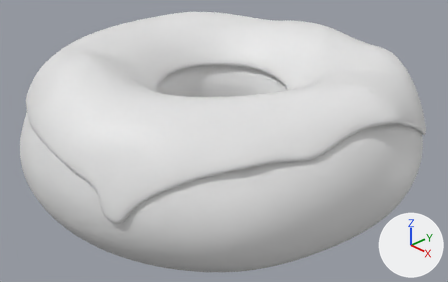
Renders of the Blender file Doughnut.blend from each side of a commit.
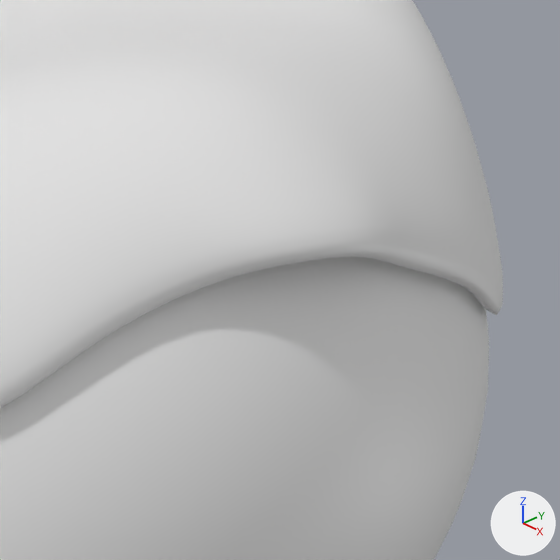
The first picture shows the older version from a 50 mm lens placed at (0.157, -0.1464, 0.0978), pointed at (0.0034, -0.0018, -0.0056). The close-ups show both versions on the part from 72% to 98% of the width and 25% to 66% of the height of that picture; other places that the commit changed are outside them. The lights are fixed; the arrows at lower right show +X, +Y and +Z.

In view in the first close-up: 'Donut', 'Icing'.
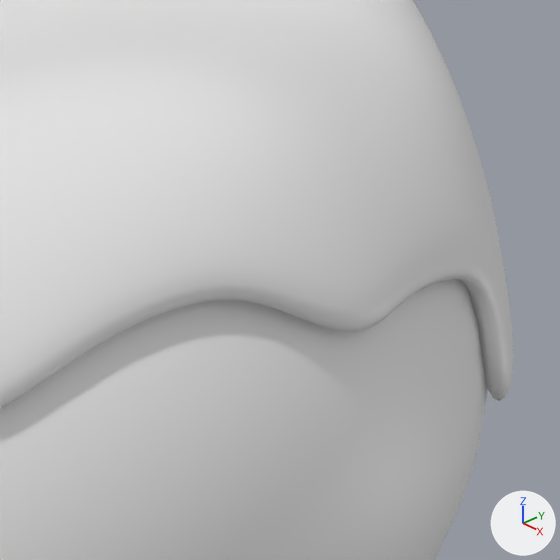
Diff of the bpy script that builds the scene:
```diff
--- a/Doughnut.blend.py
+++ b/Doughnut.blend.py
@@ me_torus_004 @@
 me_torus_004.from_pydata(...)  # 511 vertices, 452 faces; spans x -0.0724..0.0693, y -0.0706..0.0735, z -0.0017..0.0304
 # used by ob_icing; location = (0.0, 0.0, 0.0)
 # verts and faces of me_torus_004; kept vertices keep their numbers, new ones are numbered from 511
 # before: 0 (0.0693, 0.0063, 0.0204), 5 (0.0677, 0.0181, 0.0147), 10 (0.0656, 0.0321, 0.0044), 135 (0.0648, -0.0043, 0.0204), 140 (0.0678, 0.0114, 0.0177)
 # before: 153 (0.0668, 0.0255, 0.0108), 162 (0.0602, 0.0373, 0.01), 387 (0.0678, 0.0001, 0.0213)
+# me_torus_004 part 1
+verts[0] = (0.0699, 0.0056, 0.0145)  # moved
+verts[5] = (0.0677, 0.0181, 0.0145)  # moved
+verts[10] = (0.0635, 0.0351, 0.0053)  # moved
+verts[135] = (0.0651, -0.0043, 0.0201)  # moved
+verts[140] = (0.0688, 0.0111, 0.0158)  # moved
+verts[153] = (0.066, 0.0268, 0.0115)  # moved
+verts[162] = (0.0594, 0.038, 0.0105)  # moved
+verts[387] = (0.0672, -0.0003, 0.0186)  # moved
+verts[511] = (0.0655, 0.0329, -0.0018)
+verts[512] = (0.0685, 0.0256, 0.0049)
+faces += [(10, 153, 512, 511)]
```

Pixel boxes (x1, y1, x2, y2) of what changed, in the close-ups (560 x 560 px):
'Icing', reshaped: before (0, 0, 503, 408); after (0, 0, 513, 408)
part 1 of me_torus_004, built on: before (36, 59, 503, 350); after (37, 59, 513, 401)
